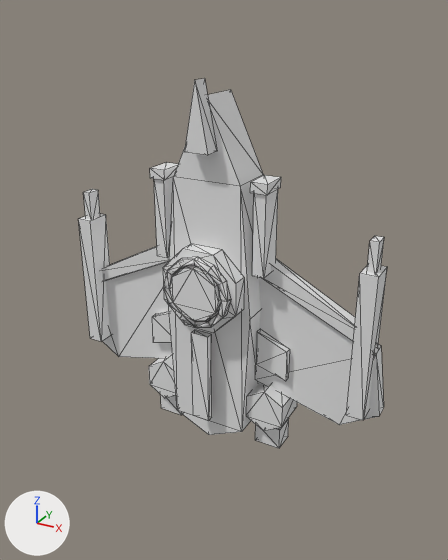
An edit to the OBJ model ArtSource/PSXv2/PSXv2_Player.obj, drawn before and after from the same camera.
One viewpoint serves both versions: a 50 mm camera at (1.19, -2.23, 1.21) aimed at (0.08, -0.2, 0.2). The axes (+X, +Y, +Z) are drawn at lower left. The lights are the same throughout. The first picture is the older version. Mesh edges are drawn as thin lines. Where no turn or scale is listed for an object, it has been applied to the vertices.

Script lines for the objects in view, before the commit:
```python
me_psxv2_player = bpy.data.meshes.new('PSXv2_Player')
me_psxv2_player.from_pydata(...)  # 202 vertices, 259 faces; spans x -0.74..0.74, y -0.27..0.0, z -0.61..0.98
me_psxv2_player.materials.append(mat_psxv2_steel)  # white #e7e7e7
me_psxv2_player_hitboxcore = bpy.data.meshes.new('PSXv2_Player_HitboxCore')
me_psxv2_player_hitboxcore.from_pydata(...)  # 24 vertices, 34 faces; spans x -0.115..0.115, y -0.31..-0.27, z 0.045..0.275
me_psxv2_player_hitboxcore.materials.append(mat_psxv2_hitboxcore)  # white #e7e7e7
me_psxv2_player_hitboxring = bpy.data.meshes.new('PSXv2_Player_HitboxRing')
me_psxv2_player_hitboxring.from_pydata(...)  # 48 vertices, 96 faces; spans x -0.15..0.15, y -0.3..-0.27, z 0.01..0.31
me_psxv2_player_hitboxring.materials.append(mat_psxv2_hitboxring)  # white #e7e7e7
ob_psxv2_player = bpy.data.objects.new('PSXv2_Player', me_psxv2_player)
ob_psxv2_player.location = (0.0, 0.0, 0.0)
ob_psxv2_player_hitboxcore = bpy.data.objects.new('PSXv2_Player_HitboxCore', me_psxv2_player_hitboxcore)
ob_psxv2_player_hitboxcore.location = (0.0, 0.0, 0.0)
ob_psxv2_player_hitboxring = bpy.data.objects.new('PSXv2_Player_HitboxRing', me_psxv2_player_hitboxring)
ob_psxv2_player_hitboxring.location = (0.0, 0.0, 0.0)
```
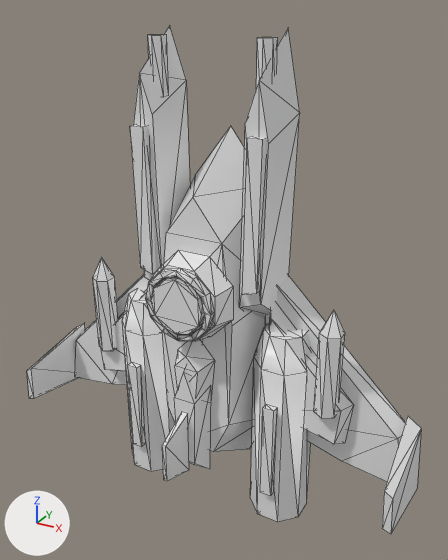
Pixel boxes (x1, y1, x2, y2) of what changed, in the pictures (448 x 560 px; the box of a moved part takes in the faces that stretch with it):
'PSXv2_Player', reshaped (28% wider, 37% taller): before (79, 78, 387, 448); after (27, 25, 421, 534)
'PSXv2_Player_HitboxCore', moved: before (169, 266, 221, 321); after (151, 277, 205, 334)
'PSXv2_Player_HitboxRing', moved: before (164, 257, 231, 327); after (145, 268, 215, 341)
part 1 of me_psxv2_player, moved or reshaped (not visible afterwards): before (256, 329, 290, 381)
part 2 of me_psxv2_player, moved or reshaped (not visible afterwards): before (152, 311, 172, 343)
part 3 of me_psxv2_player, moved or reshaped: before (255, 418, 289, 448); after (260, 404, 277, 496)
part 4 of me_psxv2_player, moved or reshaped: before (161, 395, 182, 415); after (128, 363, 146, 447)
part 5 of me_psxv2_player, rebuilt (8% wider): before (168, 90, 263, 435); after (162, 126, 265, 452)
part 6 of me_psxv2_player, rebuilt (8% wider, 39% taller): before (255, 277, 384, 425); after (265, 276, 405, 482)
part 7 of me_psxv2_player, rebuilt: before (103, 261, 173, 358); after (75, 275, 150, 385)
part 8 of me_psxv2_player, deleted: before (79, 78, 387, 430)
part 9 of me_psxv2_player, built on: before (102, 246, 379, 356); after (27, 25, 421, 534)

What the commit changed:
me_psxv2_player is used by ob_psxv2_player; location (0.0, 0.0, 0.0).
me_psxv2_player had 202 vertices, 259 faces and spanned x -0.74..0.74, y -0.27..0.0, z -0.61..0.98.
me_psxv2_player now has 280 vertices, 411 faces and spans x -0.92..0.92, y -0.56..0.0, z -0.88..1.15.
me_psxv2_player part 1: the loose piece of 8 vertices spanning x 0.2..0.34, y -0.13..-0.1, z -0.24..-0.04 is moved by (0.01, -0.04, -0.06).
me_psxv2_player part 2: the loose piece of 8 vertices spanning x -0.34..-0.2, y -0.13..-0.1, z -0.24..-0.04 is moved by (-0.01, -0.04, -0.06).
me_psxv2_player part 3: the loose piece of 8 vertices spanning x 0.2..0.32, y -0.12..-0.02, z -0.61..-0.51 is scaled about its middle by (0.417, 0.3, 4.4), then moved by (0.08, -0.22, 0.06).
me_psxv2_player part 4: the loose piece of 8 vertices spanning x -0.32..-0.2, y -0.12..-0.02, z -0.61..-0.51 is scaled about its middle by (0.417, 0.3, 4.4), then moved by (-0.08, -0.22, 0.06).
me_psxv2_player part 5: the loose piece of 16 vertices spanning x -0.2..0.2, y -0.2..0.0, z -0.6..0.92 is rebuilt with 18 vertices and now spans x -0.23..0.23, y -0.3..0.0, z -0.78..0.78.
me_psxv2_player part 6: the loose piece of 10 vertices spanning x 0.18..0.74, y -0.1..-0.03, z -0.4..0.22 is rebuilt with 10 vertices and now spans x 0.2..0.9, y -0.13..-0.04, z -0.62..0.3.
me_psxv2_player part 7: the loose piece of 10 vertices spanning x -0.74..-0.18, y -0.1..-0.03, z -0.4..0.22 is rebuilt with 10 vertices and now spans x -0.9..-0.2, y -0.13..-0.04, z -0.62..0.3.
me_psxv2_player part 8: 13 loose pieces with 118 vertices, spanning x -0.69..0.69, y -0.27..0.0, z -0.5..0.98, are deleted.
me_psxv2_player part 9: 16 vertices removed from x -0.7..0.7, y -0.12..-0.06, z -0.02..0.3; 210 vertices added at x -0.92..0.92, y -0.56..-0.03, z -0.88..1.15.
me_psxv2_player_hitboxcore is used by ob_psxv2_player_hitboxcore; location (0.0, 0.0, 0.0).
me_psxv2_player_hitboxcore had 24 vertices, 34 faces and spanned x -0.115..0.115, y -0.31..-0.27, z 0.045..0.275.
me_psxv2_player_hitboxcore now has 24 vertices, 34 faces and spans x -0.115..0.115, y -0.44..-0.4, z 0.045..0.275.
me_psxv2_player_hitboxcore part 10: the whole mesh is moved by (0.0, -0.13, 0.0).
me_psxv2_player_hitboxring is used by ob_psxv2_player_hitboxring; location (0.0, 0.0, 0.0).
me_psxv2_player_hitboxring had 48 vertices, 96 faces and spanned x -0.15..0.15, y -0.3..-0.27, z 0.01..0.31.
me_psxv2_player_hitboxring now has 48 vertices, 96 faces and spans x -0.15..0.15, y -0.43..-0.4, z 0.01..0.31.
me_psxv2_player_hitboxring part 11: the whole mesh is moved by (0.0, -0.13, 0.0).
